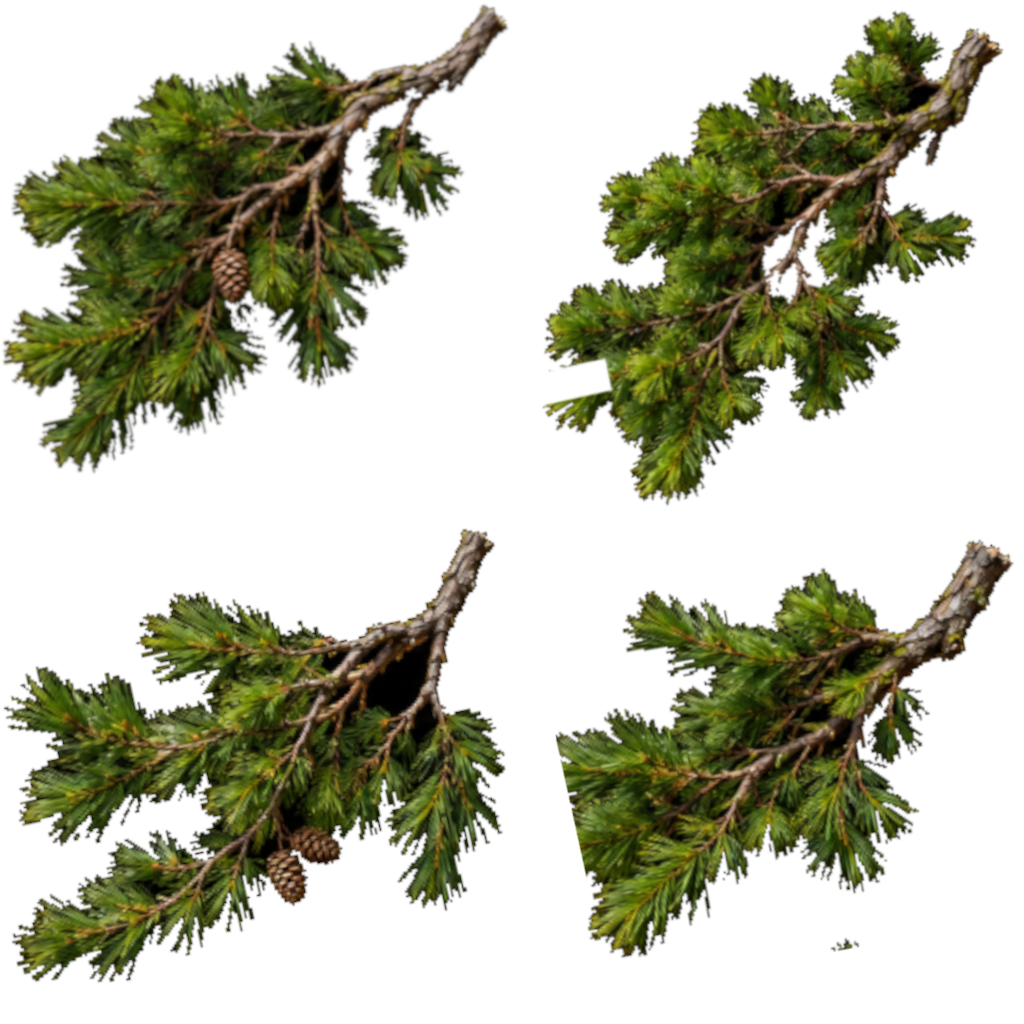
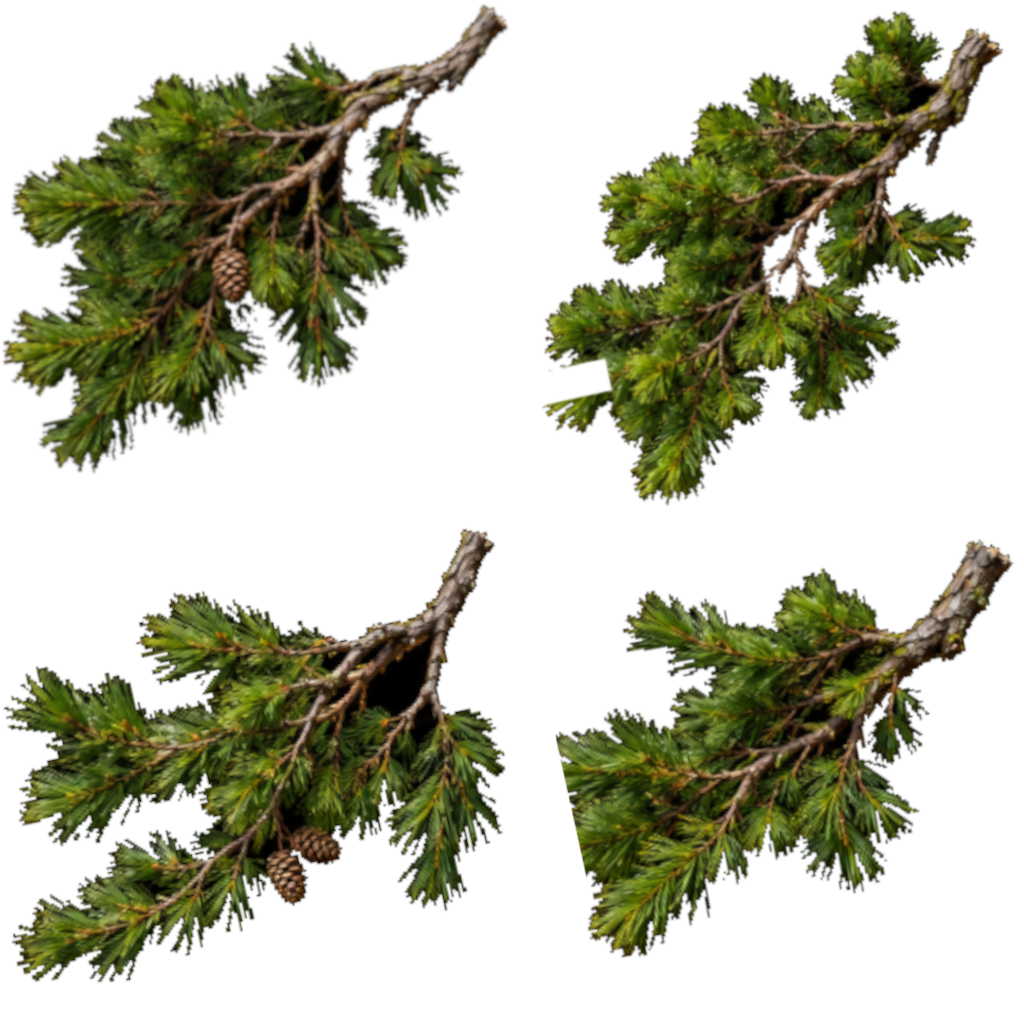
Before/after of a 1024×1024 layered artwork. What changed in the layer stack:
painted on "Pine Branches Botanical Atlas Grid.png copy #3" over [829, 937, 860, 953]
